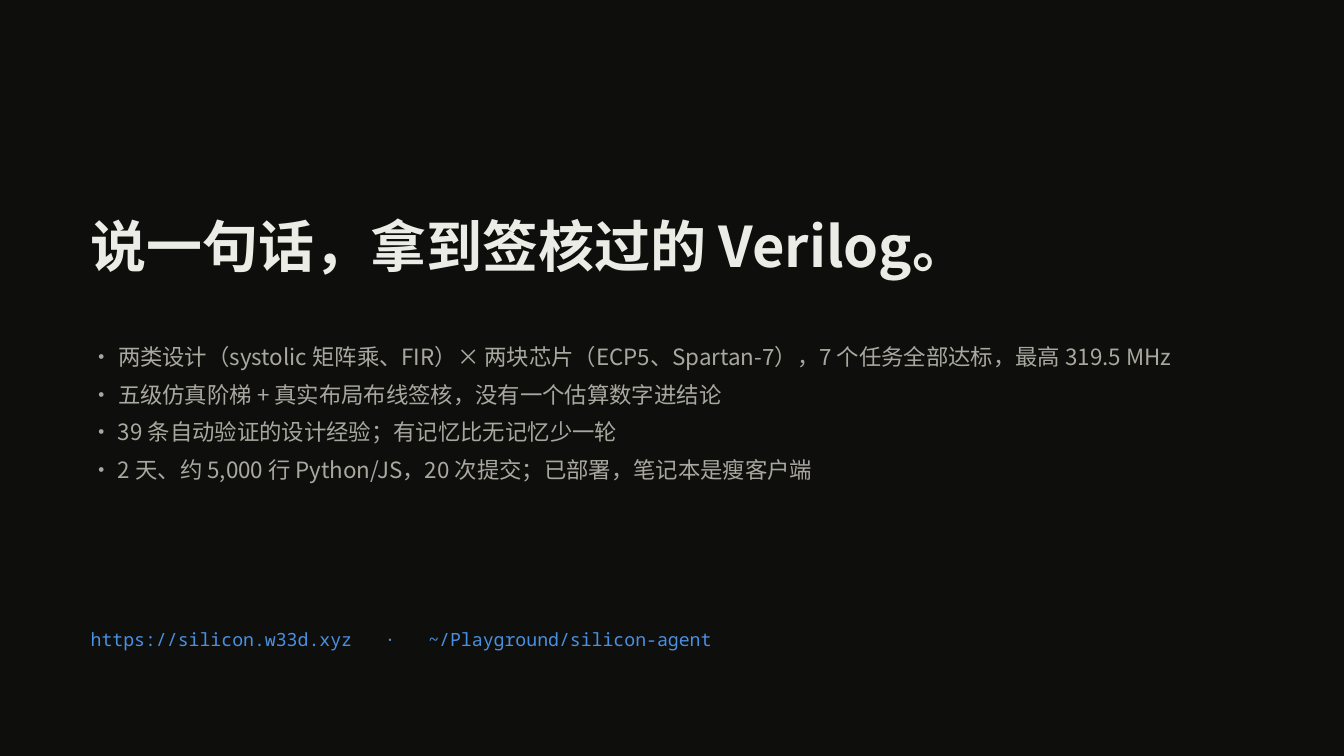
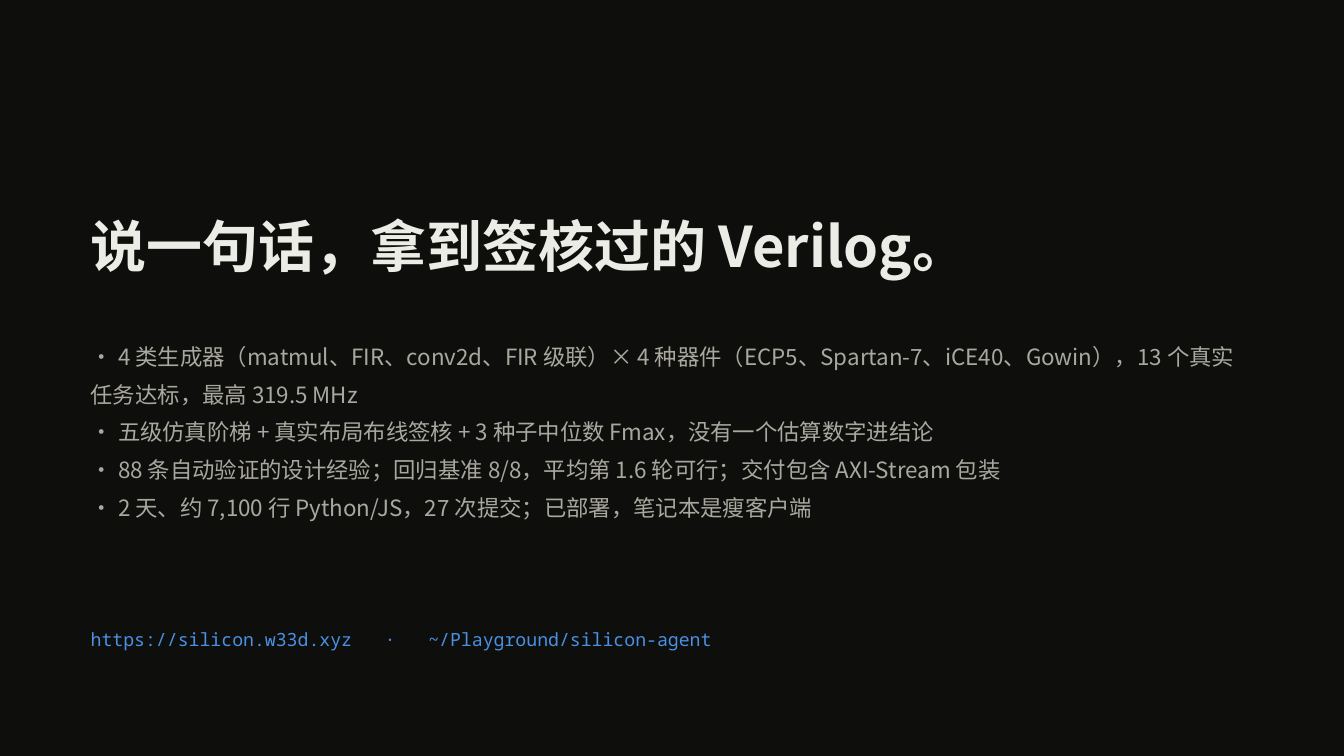
Before and after one commit to Last-emo-boy/SILVOLUTION, a slide deck: slide 16 of docs/silicon-agent-pitch.pptx (slide 13 before the commit). Drawn at 1344x756 pixels with LibreOffice and Linux fonts; fonts in the diff are those of the drawing. Boxes give left, top, right and bottom in pixels: in the first picture for what was removed or moved away, otherwise in the second. Text is boxed around its words. In the diff, an @@ line names an element or a change of style, - is before the commit and + after.

```diff
--- a/docs/silicon-agent-pitch.pptx
+++ b/docs/silicon-agent-pitch.pptx
@@ text at (91, 346, 1234, 521): text changed @@
-• 两类设计（systolic 矩阵乘、FIR）× 两块芯片（ECP5、Spartan-7），7 个任务全部达标，最高 319.5 MHz
-• 五级仿真阶梯 + 真实布局布线签核，没有一个估算数字进结论
-• 39 条自动验证的设计经验；有记忆比无记忆少一轮
-• 2 天、约 5,000 行 Python/JS，20 次提交；已部署，笔记本是瘦客户端
+• 4 类生成器（matmul、FIR、conv2d、FIR 级联）× 4 种器件（ECP5、Spartan-7、iCE40、Gowin），13 个真实任务达标，最高 319.5 MHz
+• 五级仿真阶梯 + 真实布局布线签核 + 3 种子中位数 Fmax，没有一个估算数字进结论
+• 88 条自动验证的设计经验；回归基准 8/8，平均第 1.6 轮可行；交付包含 AXI-Stream 包装
+• 2 天、约 7,100 行 Python/JS，27 次提交；已部署，笔记本是瘦客户端
```
Also in this commit, not shown: 5 other slides changed, 3 slides added, 7 other files.
